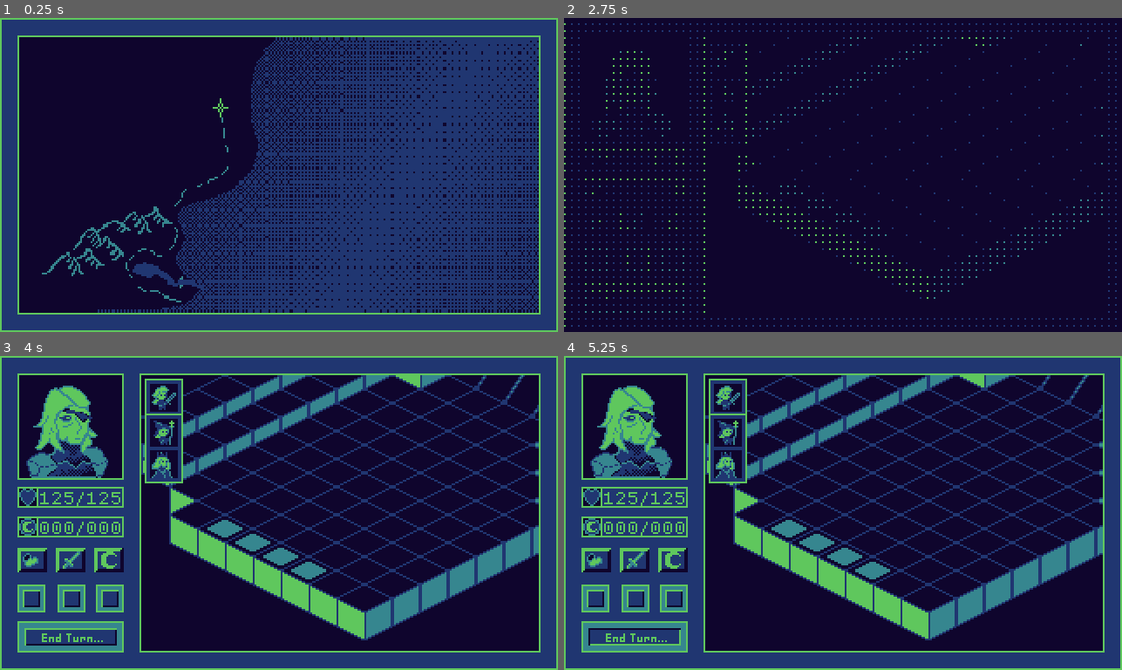
Above: before the commit, frames 1-4 (two rows, left to right).
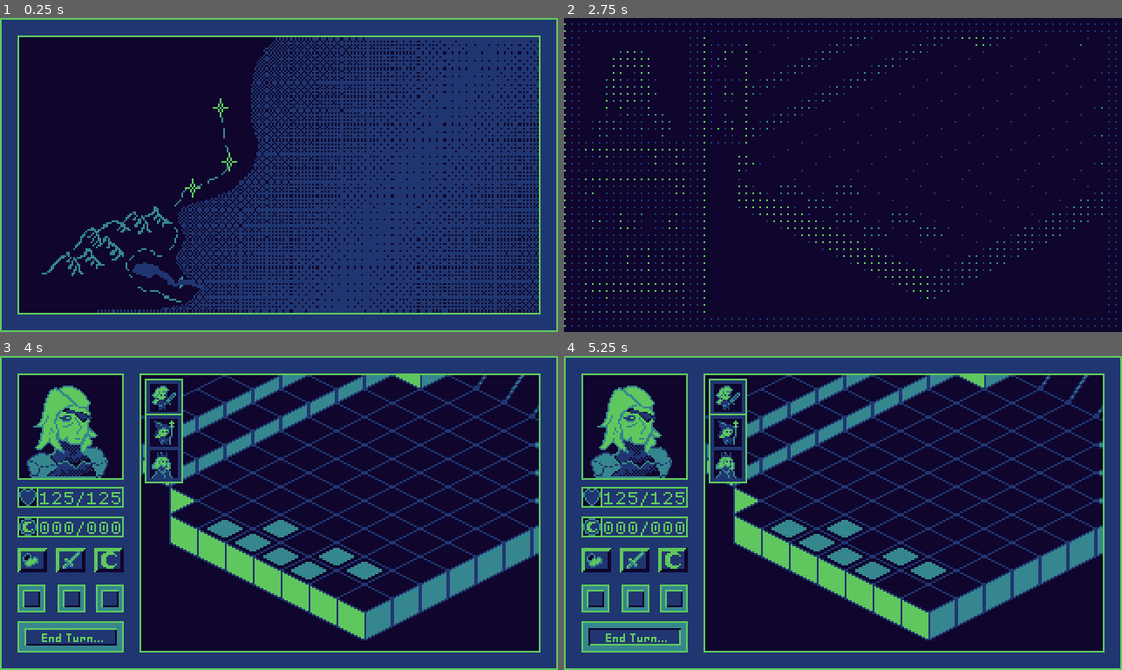
Above: after the commit, the same moments.

Repository: NoahLPoteat/CapstoneProject
Game: Godot game, scene res://src/gameplay/prototypes/game_prototype.tscn
Same seed, same stepped clock (60 frames per second), same inputs: the game is played once before the commit and once after it.
Inputs (mouse positions are in pixels of both pictures, inside the frame that each line leads up to):
- Up to frame 1 (0.25 s): no input
- Up to frame 2 (2.75 s): tap Enter at 0.5 s; move the mouse to (787, 105) at 0.52 s; click (787, 105) at 0.67 s; move the mouse to (731, 190) at 1.27 s; click (731, 190) at 1.42 s; tap Space (debug_turn_skip) at 2 s; move the mouse to (898, 105) at 2.02 s; click (898, 105) at 2.17 s
- Up to frame 3 (4 s): move the mouse to (33, 560) at 2.77 s; click (33, 560) at 2.92 s; tap Enter at 3.5 s; move the mouse to (72, 560) at 3.52 s; click (72, 560) at 3.67 s
- Up to frame 4 (5.25 s): tap Space (debug_turn_skip) at 4.25 s; move the mouse to (675, 560) at 4.27 s; click (675, 560) at 4.42 s; tap Enter at 5 s; move the mouse to (636, 635) at 5.02 s; click (636, 635) at 5.17 s

The runs differ from the first frame. In frame 1, less than 0.1% of the frame differs, in the area x 33-43%, y 42-58%; in frame 2, less than 0.1%; in frame 3, 0.6%, in the area x 47-69%, y 52-72%; in frame 4, 0.6%.
Error in both runs: Invalid access to property or key 'is_ally' on a base object of type 'Nil'. (res://src/gameplay/prototypes/battle_screen_controller.gd:345)

Commit message:
Fixed postfight unit position bug

Diff:
--- a/Project/src/gameplay/battle_maps/test_map3.tscn
+++ b/Project/src/gameplay/battle_maps/test_map3.tscn
@@ -120,6 +120,7 @@
 
 [node name="Map" type="Node2D"]
 script = ExtResource("1_68ihq")
+placeable_tiles = Array[Vector2i]([Vector2i(9, 6), Vector2i(10, 6), Vector2i(11, 6), Vector2i(11, 5), Vector2i(10, 5), Vector2i(12, 4), Vector2i(7, 5)])
 
 [node name="MainTile" type="TileMapLayer" parent="."]
 y_sort_enabled = true
--- a/Project/src/gameplay/battle_maps/testmap.tscn
+++ b/Project/src/gameplay/battle_maps/testmap.tscn
@@ -113,7 +113,7 @@
 
 [node name="Map" type="Node2D"]
 script = ExtResource("1_d8stw")
-placeable_tiles = Array[Vector2i]([Vector2i(6, 4), Vector2i(7, 4), Vector2i(8, 4), Vector2i(9, 4)])
+placeable_tiles = Array[Vector2i]([Vector2i(6, 4), Vector2i(7, 4), Vector2i(8, 4), Vector2i(9, 4), Vector2i(7, 3), Vector2i(9, 3), Vector2i(10, 3)])
 
 [node name="MainTile" type="TileMapLayer" parent="."]
 y_sort_enabled = true
@@ -136,7 +136,7 @@
 portrait_texture = SubResource("AtlasTexture_cscml")
 starting_pos = Vector2i(9, -1)
 health = 1
-max_health = 80
+max_health = 1
 mana = 60
 mana_recovery = 10
 movement_left = 2
@@ -171,7 +171,7 @@
 portrait_texture = SubResource("AtlasTexture_03lwa")
 starting_pos = Vector2i(8, -1)
 health = 1
-max_health = 55
+max_health = 1
 mana = 75
 mana_recovery = 15
 movement_left = 4
--- a/Project/src/gameplay/prototypes/battle_map_controller.gd
+++ b/Project/src/gameplay/prototypes/battle_map_controller.gd
@@ -261,6 +261,9 @@
 func unload_map():
 	nav_sys = AStar2D.new()
 	battle_map.queue_free()
+	for unit: UnitBase in ally_unit_container.get_children():
+		unit.map_position = Vector2i(-100, -100)
+		unit.position = Vector2(-100, -100)
 
 func gen_cell_id(cell: Vector2i):
 	var id = abs(cell.x + cell.y * 114901)
--- a/Project/src/gameplay/prototypes/battle_screen_controller.gd
+++ b/Project/src/gameplay/prototypes/battle_screen_controller.gd
@@ -473,6 +473,7 @@
 	change_battle_state(BATTLE_PHASES.NONE)
 	battle_map_controller.unload_map()
 	battle_active = false
+	old_tiles = []
 
 func _on_battle_map_controller_map_ready():
 	change_battle_state(BATTLE_PHASES.PLACEMENT)
@@ -480,5 +481,6 @@
 
 func _on_placement_done():
 	print("Placement phase over, bsc.gd")
+
 	init_turn_order()
 	next_turn(true)
--- a/Project/src/gameplay/prototypes/game_prototype.tscn
+++ b/Project/src/gameplay/prototypes/game_prototype.tscn
@@ -480,6 +480,7 @@
 [node name="MapNodeController" type="Node2D" parent="Game/WorldMapController" node_paths=PackedStringArray("starting_map")]
 script = ExtResource("5_qwj7d")
 starting_map = NodePath("TestMapNode")
+debug_unlock = true
 
 [node name="TestMapNode" parent="Game/WorldMapController/MapNodeController" node_paths=PackedStringArray("post_maps") instance=ExtResource("25_kc0fq")]
 position = Vector2(127, 51)
Not shown, changed: CapstoneObsidian/To-do Kanban.md
